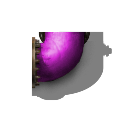
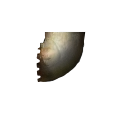
Before/after of a 128 × 128 layered artwork. What changed in the layer stack:
hid "Layer 1" over bbox(31, 31, 112, 101)
